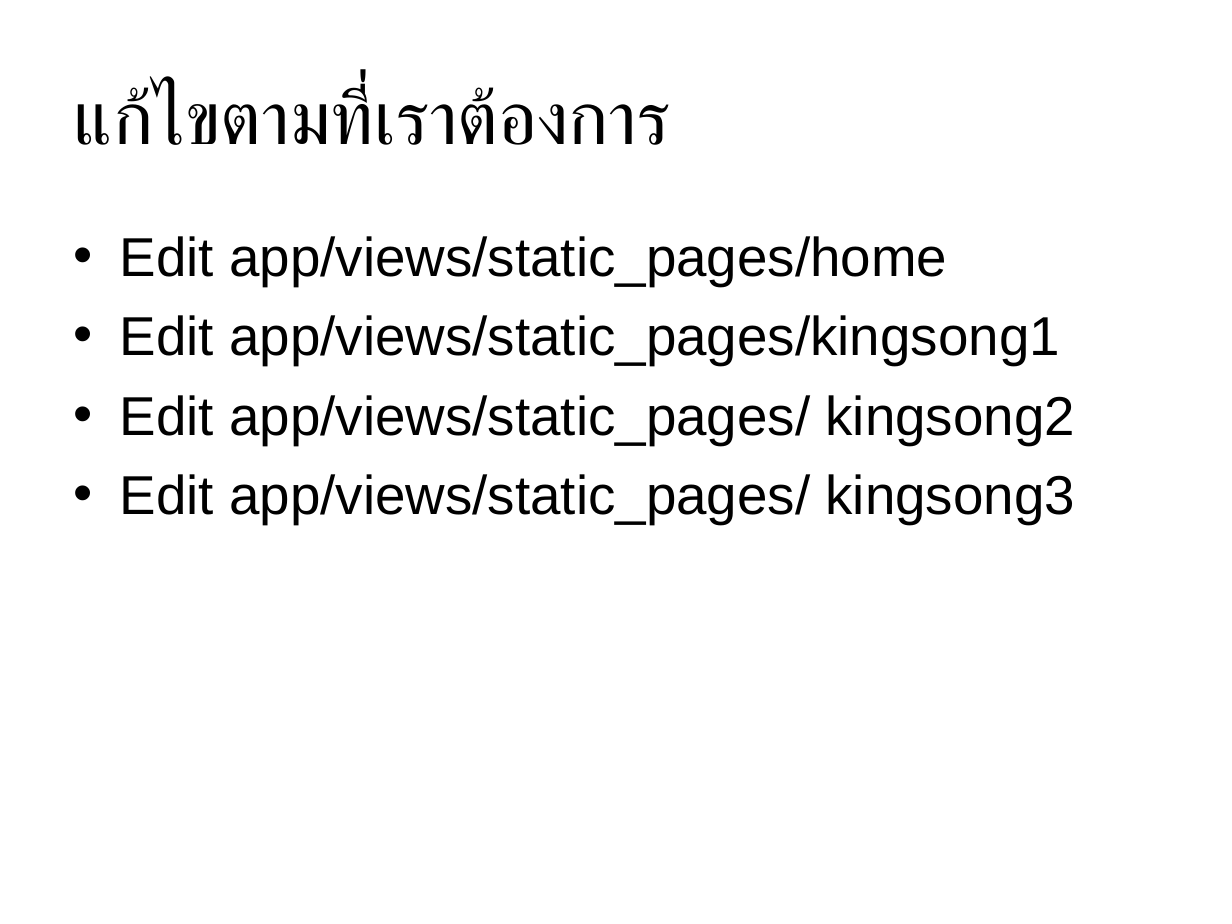
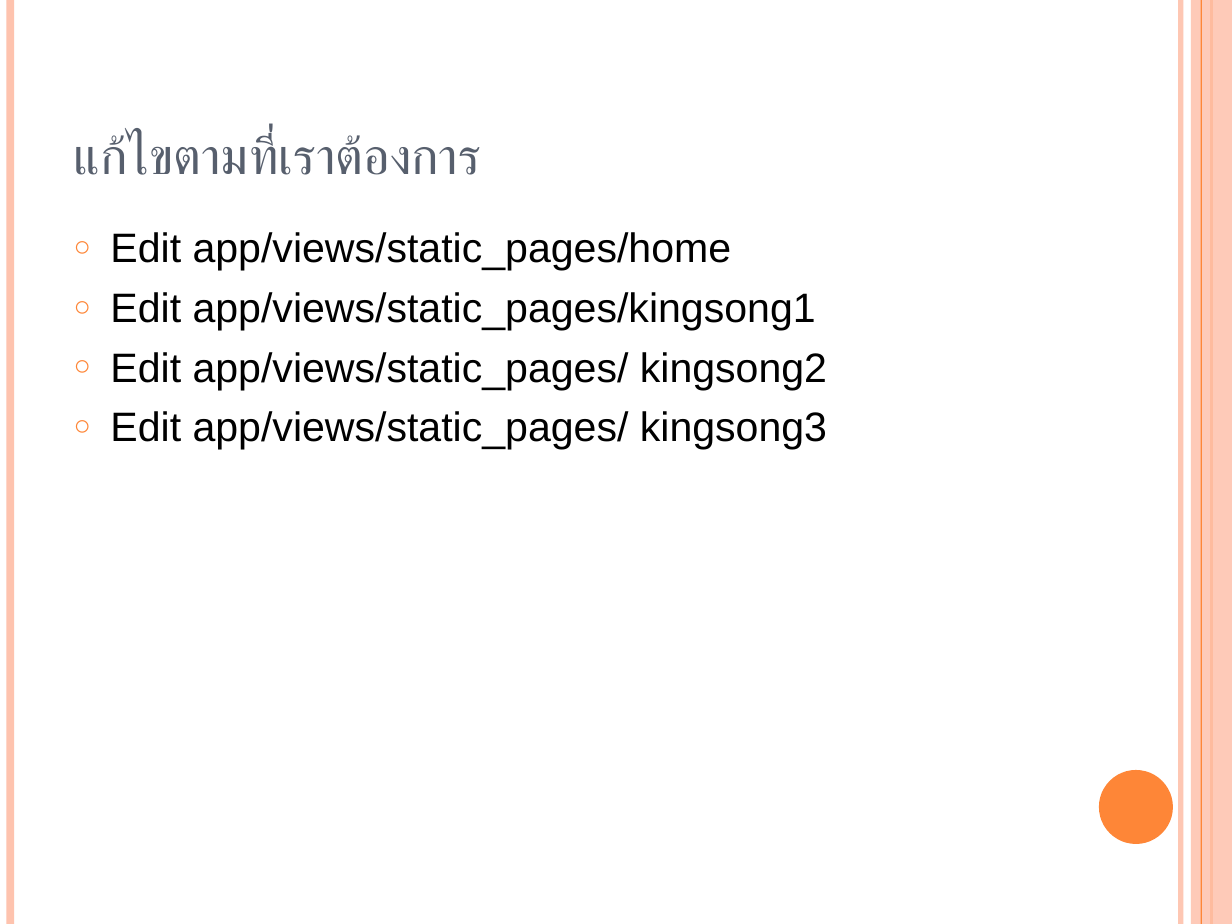
Before and after one commit to Mittapap/interview_rails, a slide deck: slide 13 of presentation.ppt. Drawn at 1232x924 pixels with LibreOffice and Linux fonts; fonts in the diff are those of the drawing. Boxes give left, top, right and bottom in pixels: in the first picture for what was removed or moved away, otherwise in the second. Text is boxed around its words. In the diff, an @@ line names an element or a change of style, - is before the commit and + after.

```diff
--- a/presentation.ppt
+++ b/presentation.ppt
@@ line added from (10, 0) to (10, 924), #FEC3AE 4.51 pt @@
@@ line added from (1180, 0) to (1180, 924), #FEC3AE 3 pt @@
@@ rectangle added at bbox=[1191, 0, 1232, 924], fill #FEC3AE at 87% opacity @@
@@ line added from (1201, 0) to (1201, 924), #FE8637 0.74 pt @@
@@ line added from (1211, 0) to (1211, 924), #FE8637 1.5 pt @@
@@ title "แก้ไขตามที่เราต้องการ" at bbox=[74, 134, 481, 175]: size 44 to 30 pt, text colour #000000 to #575F6D; vertical alignment middle to bottom @@
@@ text "Edit app/views/static_pages/home" at bbox=[110, 232, 827, 449]: size 32 to 24 pt; bullet • to ○; less space between paragraphs; bullet colour #000000 to #FE8637 @@
@@ ellipse added at bbox=[1099, 770, 1173, 844], fill #FE8637 @@
```
Also in this commit, not shown: 13 other slides changed, 5 slides added, 1 slide removed.
